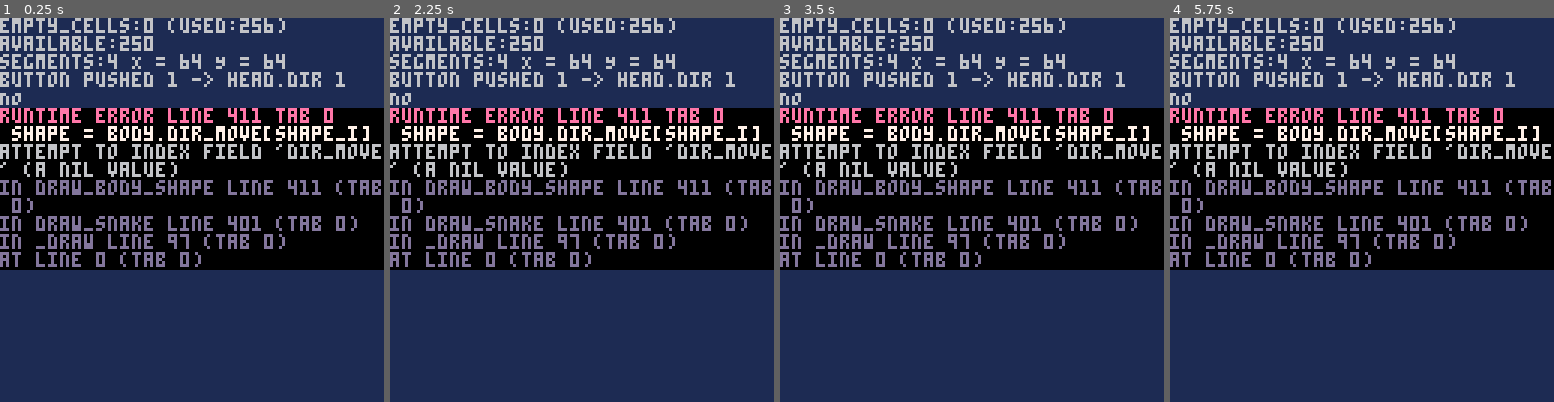
Above: before the commit, frames 1-4 (left to right).
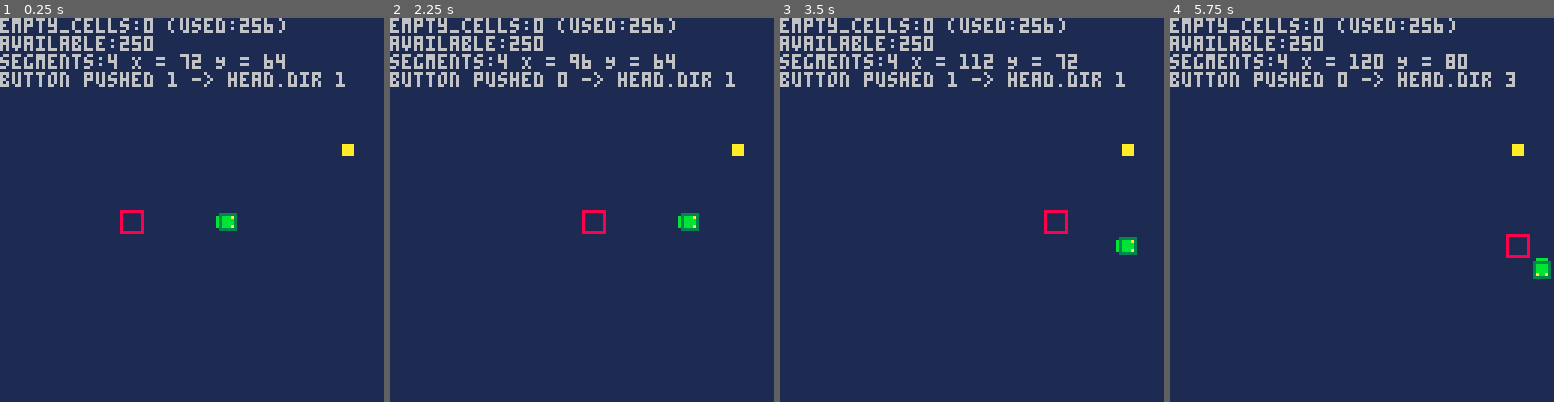
Above: after the commit, the same moments.

Repository: kakardo/Pico-8
Game: PICO-8 cartridge snake.p8
The game is run twice, just before and just after one commit, with the same random seed, the same clock (stepped at 60 frames per second) and the same inputs.
Inputs:
- Up to frame 1 (0.25 s): no input
- Up to frame 2 (2.25 s): tap O (Z key) at 0.33, 0.7, 1.43, 2.22 s; tap X (X key) at 1.07, 2.07 s; hold Left from 1.97 s (still down)
- Up to frame 3 (3.5 s): release Left at 2.37 s; tap X (X key) every 0.33 s from 2.4 to 3.4 s; hold Down 2.42-2.82 s; hold Right from 2.87 s (still down); tap O (Z key) at 3.1 s
- Up to frame 4 (5.75 s): release Right at 3.53 s; hold Up 3.58-4.08 s; tap X (X key) every 0.33 s from 3.73 to 5.73 s; tap O (Z key) at 3.98, 4.87 s; hold Right 4.13-4.53 s; hold Down 4.58-5.08 s; hold Left from 5.13 s (still down)

The runs differ from the first frame. In frame 1, 42% of the frame differs, in the area x 0-100%, y 9-66%; in frame 2, 42%; in frame 3, 43%; in frame 4, 43%, in the area x 0-100%, y 9-68%.
Error before the commit: runtime error line 411 tab 0; shape = body.dir_move[shape_i]; attempt to index field 'dir_move' (a nil value)

Commit message:
The last body segment's now just tail, & not double drawn (tail+body)

Diff:
--- a/snake.lua
+++ b/snake.lua
@@ -39,8 +39,7 @@
 		segments = snake_starting_length,
 		x = {},
 		y = {},
-		prev_x = {},
-		prev_y = {},
+		pos_dir = {},
 		last_tail_pos_x = -1,
 		last_tail_pos_y = -1,
 	}
@@ -57,8 +56,8 @@
 		b = snake_starting_coordinate
 
 		-- TEST FOR BODY ANIMATION
-		--print(body.dir_move[convert_coordinate_to_index(a,b)])
-		--body.prev_x[convert_coordinate_to_index(a,b)] = 6
+		body.pos_dir[convert_coordinate_to_index(a,b)] = 6
+		print(body.pos_dir[convert_coordinate_to_index(a,b)])
 
 		-- Add occupied cells to empty_cells-table
 		empty_cells_occupy(empty_cells, body.x[i], body.y[i])
@@ -186,7 +185,7 @@
 		for i = body.segments-1, 1, -1 do
 			draw_body_shape(i)
 		end
-		spr(17, body.x[body.segments], body.y[body.segments])
+		spr(21, body.x[body.segments], body.y[body.segments])
 	end
 end
 
@@ -194,8 +193,9 @@
 	x = body.x[index]
 	y = body.y[index]
 	shape_i = convert_coordinate_to_index(x, y)
-	shape = body.dir_move[shape_i]
-	spr(shape, x, y)
+	shape = body.pos_dir[shape_i]
+	--spr(shape, x, y)
+	spr(22, x, y)
 
 end
 
--- a/snake.p8
+++ b/snake.p8
@@ -26,14 +26,14 @@
 03abbb3bb3bbba3003bbbb3003abba3000aaaa0003bbbb30b3bbbb3b03bbbb3003bbbb3bb3bbbb3003bbbb3bb3bbbb3000000000000000000000000000000000
 03333330033333300333333003333330000000000333333003333330033333300333333003333330033333300333333000000000000000000000000000000000
 000000000000000000bbbb000000000000000000000000000000000000bbbb0000bbbb0000bbbb00000000000000000000000000000000000000000000000000
-000000000000000000bbbb0000000000000000000000000000000000000000000000000000000000000000000000000000000000000000000000000000000000
-033330000003333003333330000bb000000003300000000000000000000000000000000000000000000000000000000000000000000000000000000000000000
-b3bb33000033bb3b03bbbb30003bb30000bbbb3b0000000000000000000000000000000000000000000000000000000000000000000000000000000000000000
-b3bbbbb00bbbbb3b03bbbb30033bb3300bbbbb3b0000000000000000000000000000000000000000000000000000000000000000000000000000000000000000
-b3bbbbb00bbbbb3b033bb33003bbbb300bbbbb3b0000000000000000000000000000000000000000000000000000000000000000000000000000000000000000
-b3bb33000033bb3b003bb30003bbbb3000bbbb3b0000000000000000000000000000000000000000000000000000000000000000000000000000000000000000
-0333300000033330000bb00003333330000003300000000000000000000000000000000000000000000000000000000000000000000000000000000000000000
-00000000000000000000000000bbbb00000000000000000000000000000000000000000000000000000000000000000000000000000000000000000000000000
+000000000000000000bbbb0000000000000000008888888800000000000000000000000000000000000000000000000000000000000000000000000000000000
+033330000003333003333330000bb000000003308000000800000000000000000000000000000000000000000000000000000000000000000000000000000000
+b3bb33000033bb3b03bbbb30003bb30000bbbb3b8000000800000000000000000000000000000000000000000000000000000000000000000000000000000000
+b3bbbbb00bbbbb3b03bbbb30033bb3300bbbbb3b8000000800000000000000000000000000000000000000000000000000000000000000000000000000000000
+b3bbbbb00bbbbb3b033bb33003bbbb300bbbbb3b8000000800000000000000000000000000000000000000000000000000000000000000000000000000000000
+b3bb33000033bb3b003bb30003bbbb3000bbbb3b8000000800000000000000000000000000000000000000000000000000000000000000000000000000000000
+0333300000033330000bb00003333330000003308000000800000000000000000000000000000000000000000000000000000000000000000000000000000000
+00000000000000000000000000bbbb00000000008888888800000000000000000000000000000000000000000000000000000000000000000000000000000000
 
 
 
